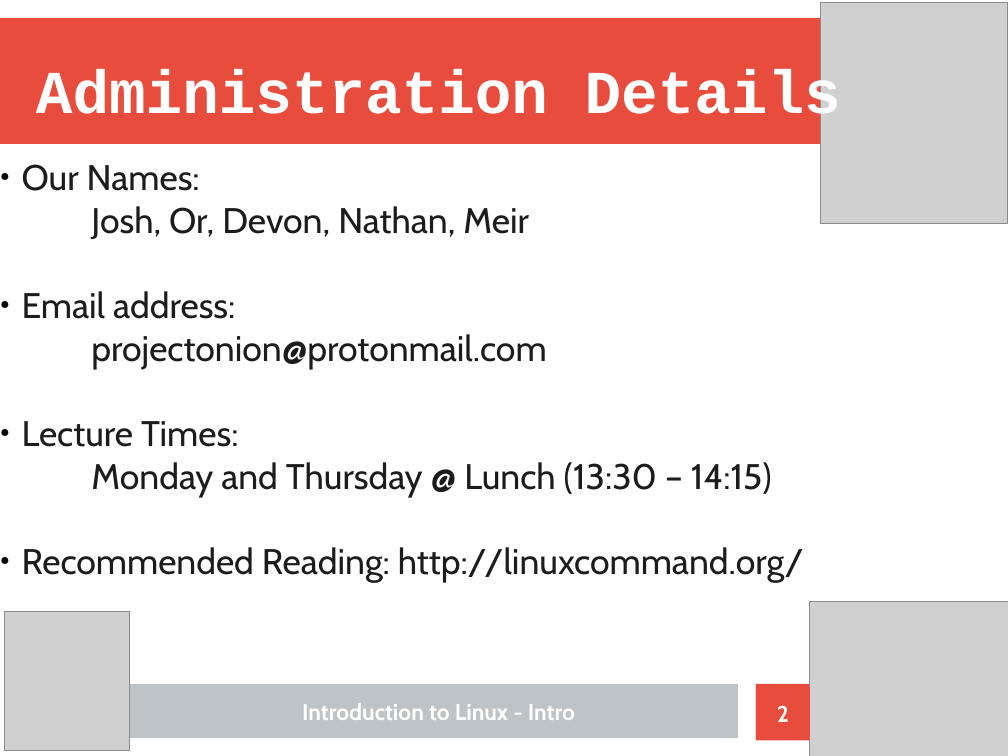
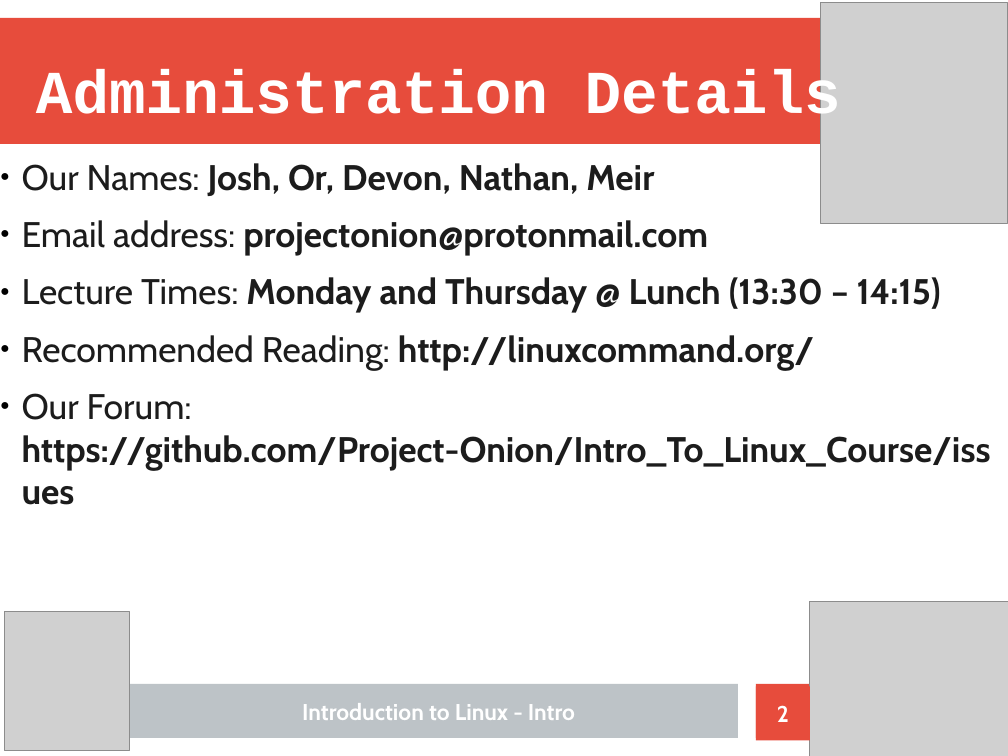
Before and after one commit to Nhlakanipho-Biyela/Intro_To_Linux_Course, a slide deck: slide 2 of Lecture_Slides/ITL_Lecture_1_Introduction.odp. Drawn at 1008x756 pixels with LibreOffice and Linux fonts; fonts in the diff are those of the drawing; grey boxes stand for pictures. Boxes give left, top, right and bottom in pixels: in the first picture for what was removed or moved away, otherwise in the second. Text is boxed around its words. In the diff, an @@ line names an element or a change of style, - is before the commit and + after.

Commit message:
added link to our forum in lecture 1 slides

```diff
--- a/Lecture_Slides/ITL_Lecture_1_Introduction.odp
+++ b/Lecture_Slides/ITL_Lecture_1_Introduction.odp
@@ subtitle at [22, 163, 941, 313]: text changed; bold on @@
-● Our Names:
-Josh, Or, Devon, Nathan, Meir
-● Email address:
-projectonion@protonmail.com
-● Lecture Times:
-Monday and Thursday @ Lunch (13:30 – 14:15)
+● Our Names: Josh, Or, Devon, Nathan, Meir
+● Email address: projectonion@protonmail.com
+● Lecture Times: Monday and Thursday @ Lunch (13:30 – 14:15)
@@ subtitle at [22, 335, 814, 370]: bold on in "http://linuxcommand.org/"; more space between paragraphs @@
@@ subtitle at [22, 393, 991, 470]: paragraph added @@
+● Our Forum: https://github.com/Project-Onion/Intro_To_Linux_Course/issues
```
Also in this commit, not shown: 1 other file.
